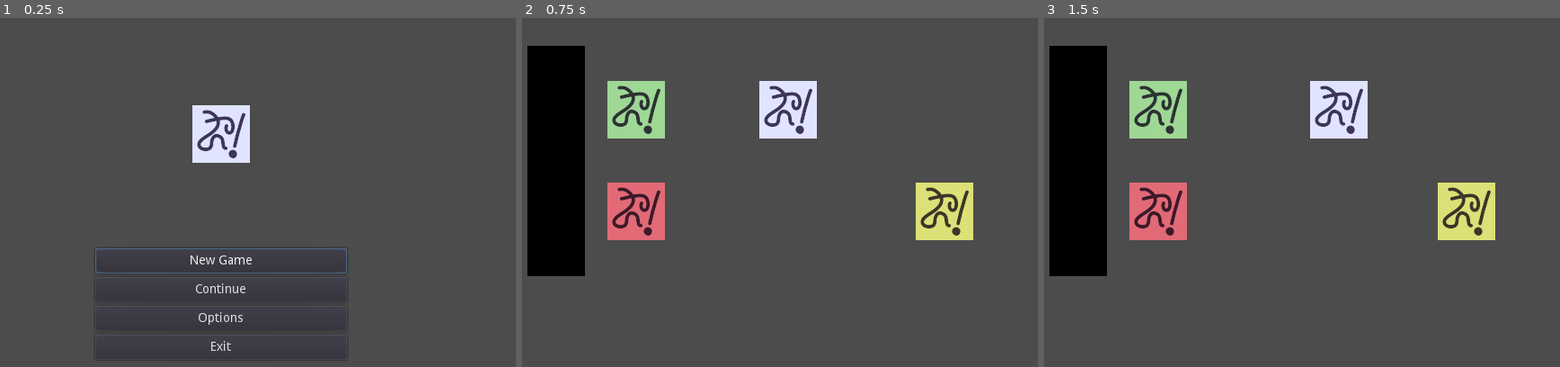
Above: before the commit, frames 1-3 (left to right).
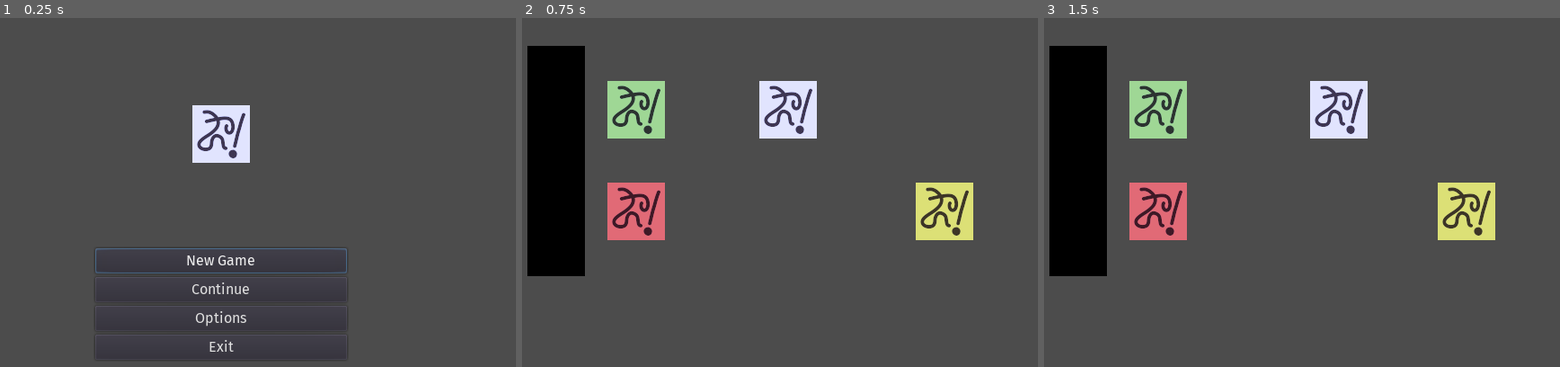
Above: after the commit, the same moments.

Repository: Kapendev/volta
Game: Godot game, scene res://src/scenes/Main.tscn
The game is run twice, just before and just after one commit, with the same random seed, the same clock (stepped at 60 frames per second) and the same inputs.
Inputs:
- Up to frame 1 (0.25 s): no input
- Up to frame 2 (0.75 s): click "New Game" at 0.5 s
- Up to frame 3 (1.5 s): tap Enter (ui_accept) at 1.25 s; hold Right (ui_right) from 1.28 s (still down)

The runs differ from the first frame. In frame 1, 0.7% of the frame differs, in the area x 36-50%, y 68-96%; in frame 2, nothing differs; in frame 3, nothing differs.

Commit message:
Event.gd: added teleport event

Diff:
--- a/project.godot
+++ b/project.godot
@@ -25,6 +25,11 @@
 "path": "res://src/nodes/SceneEvent.gd"
 }, {
 "base": "Event",
+"class": "TeleportEvent",
+"language": "GDScript",
+"path": "res://src/nodes/TeleportEvent.gd"
+}, {
+"base": "Event",
 "class": "TextEvent",
 "language": "GDScript",
 "path": "res://src/nodes/TextEvent.gd"
@@ -33,6 +38,7 @@
 "Event": "",
 "PlayerEvent": "",
 "SceneEvent": "",
+"TeleportEvent": "",
 "TextEvent": ""
 }
 
--- /dev/null
+++ b/src/nodes/TeleportEvent.gd
@@ -0,0 +1,7 @@
+class_name TeleportEvent
+extends Event
+
+export var target_position := Vector2()
+
+func react(body: KinematicBody2D) -> void:
+	body.set_position(target_position)
--- a/src/scenes/ui/UIButton.tscn
+++ b/src/scenes/ui/UIButton.tscn
@@ -1,7 +1,14 @@
-[gd_scene format=2]
+[gd_scene load_steps=3 format=2]
+
+[ext_resource path="res://assets/fonts/firasans/FiraSans-Regular.ttf" type="DynamicFontData" id=1]
+
+[sub_resource type="DynamicFont" id=1]
+use_filter = true
+font_data = ExtResource( 1 )
 
 [node name="UIButton" type="Button"]
 margin_right = 72.0
 margin_bottom = 20.0
 rect_min_size = Vector2( 0, 28 )
+custom_fonts/font = SubResource( 1 )
 text = "Press me"
Binary file removed: .pictures/state1.png
Binary file removed: .pictures/state2.png
Not shown, changed: README.md
